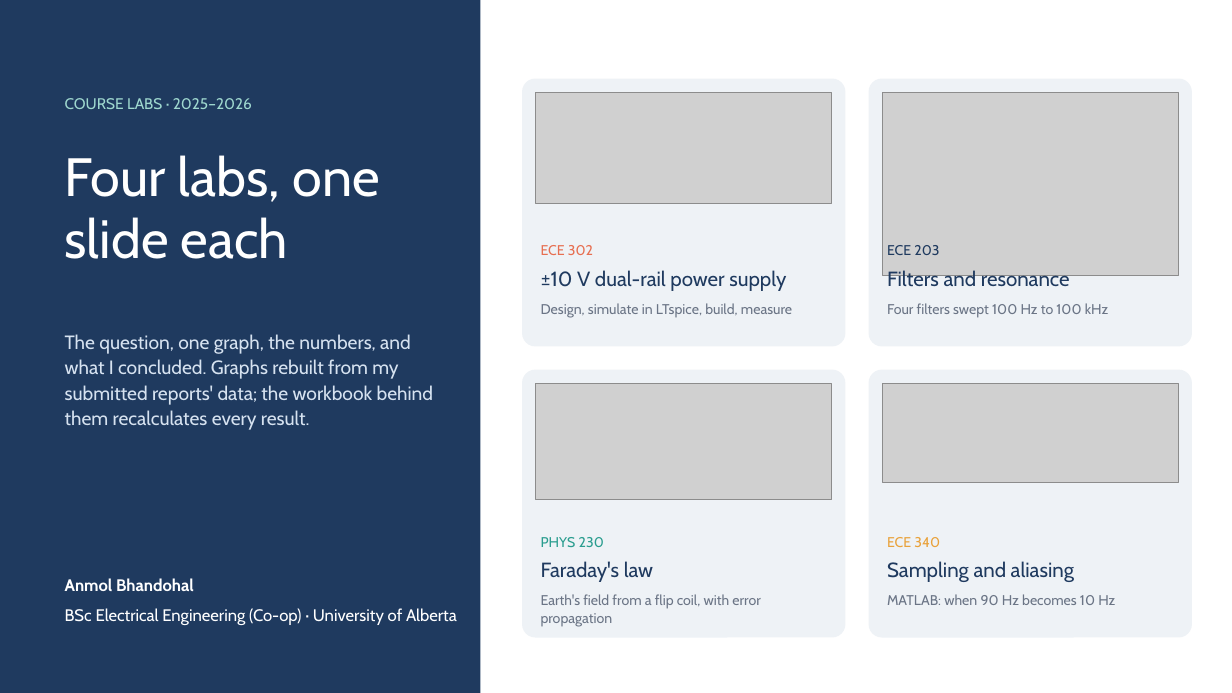
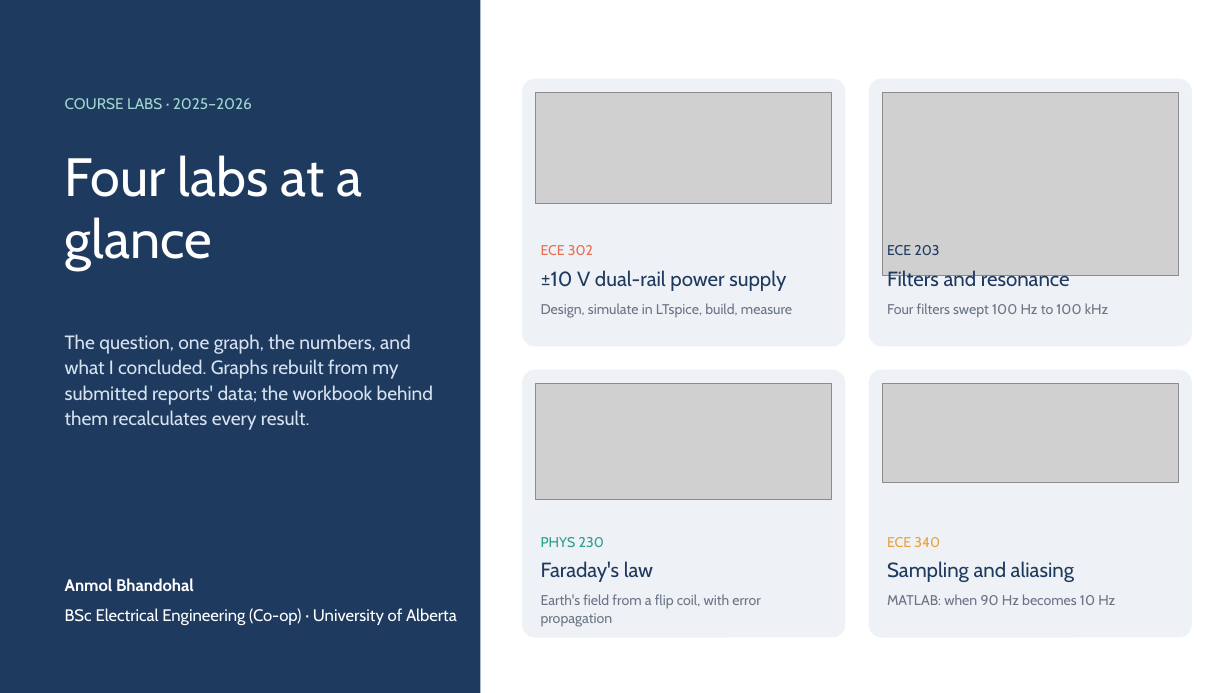
Before and after one commit to AnmolBhandohal/anmol-portfolio, a slide deck: slide 1 of docs/files/Lab_Highlights.pptx. Drawn at 1232x693 pixels with LibreOffice and Linux fonts; fonts in the diff are those of the drawing; grey boxes stand for pictures. Boxes give left, top, right and bottom in pixels: in the first picture for what was removed or moved away, otherwise in the second. Text is boxed around its words. In the diff, an @@ line names an element or a change of style, - is before the commit and + after.

```diff
--- a/docs/files/Lab_Highlights.pptx
+++ b/docs/files/Lab_Highlights.pptx
@@ text at bbox=[65, 155, 362, 270]: text changed @@
-Four labs, one slide each
+Four labs at a glance
```
Also in this commit, not shown: 4 other slides changed, 1 slide added, 10 other files.
